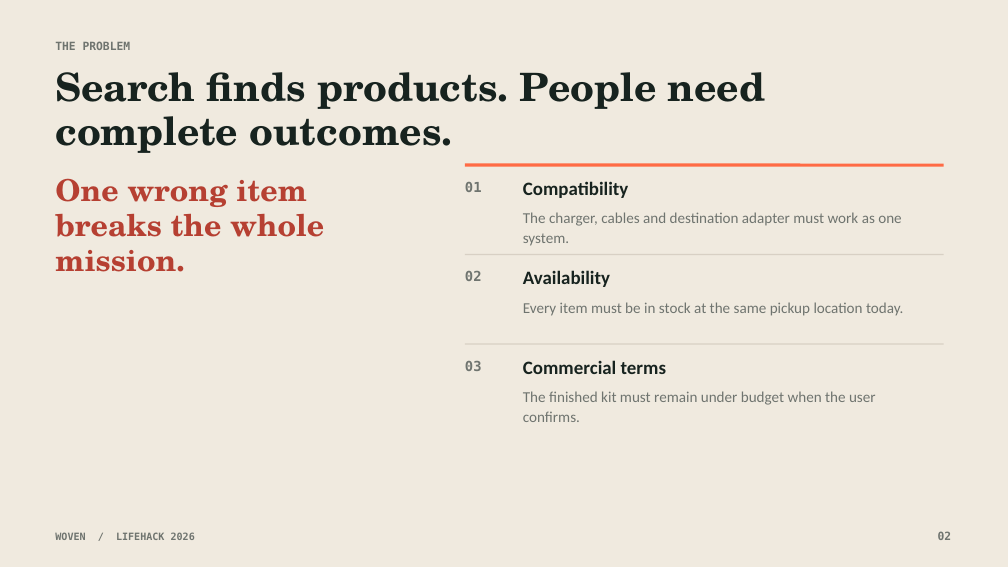
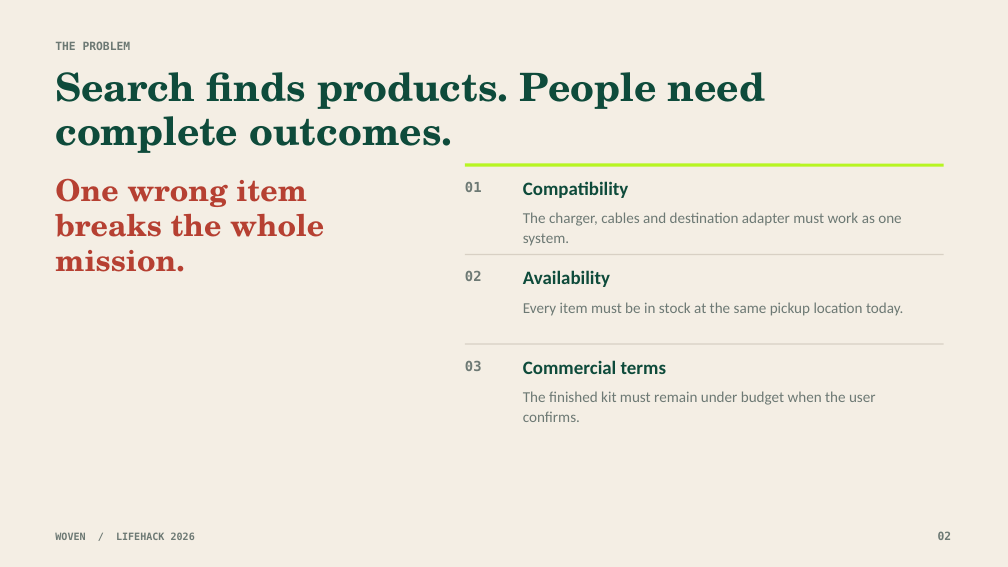
Before and after one commit to Ducksss/LifeHack-2026, a slide deck: slide 2 of docs/Woven-Hackathon-Pitch.pptx. Drawn at 1008x567 pixels with LibreOffice and Linux fonts; fonts in the diff are those of the drawing. Boxes give left, top, right and bottom in pixels: in the first picture for what was removed or moved away, otherwise in the second. Text is boxed around its words. In the diff, an @@ line names an element or a change of style, - is before the commit and + after.

Commit message:
docs(style): finalize Woven Flightpath brand assets
Summary:
- Embed the Flightpath mark in Devpost SVGs and refresh raster exports.
- Update the product gallery screenshots and hackathon pitch deck.

Rationale:
- Keep every public artifact portable and consistent with the product UI.
- Preserve readable layouts across browser, image, and slide formats.

Tests:
- npm run check
- xmllint, PPTX overflow test, and visual review of all nine slides

```diff
--- a/docs/Woven-Hackathon-Pitch.pptx
+++ b/docs/Woven-Hackathon-Pitch.pptx
@@ background #F0EADF to #F4EEE4 @@
@@ line (465, 165) - (943, 165): stroke #FF6B45 3.75 pt to #B7F522 3.75 pt @@
@@ text colour #17231F to #0E4B3B in 4 elements at (x1=55, y1=72, x2=766, y2=153), (x1=523, y1=181, x2=629, y2=198), (x1=523, y1=270, x2=610, y2=287), (x1=523, y1=360, x2=667, y2=374) @@
```
Also in this commit, not shown: 6 other slides changed, 13 other files.
